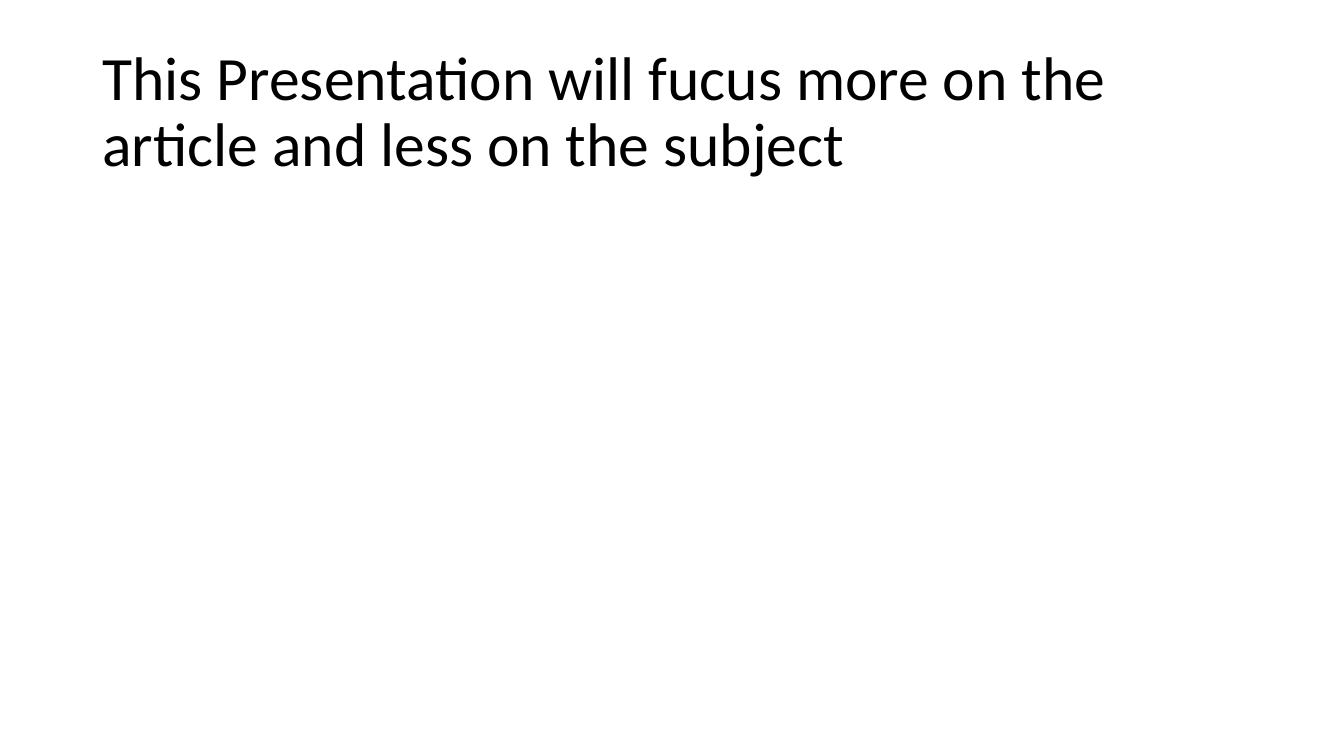
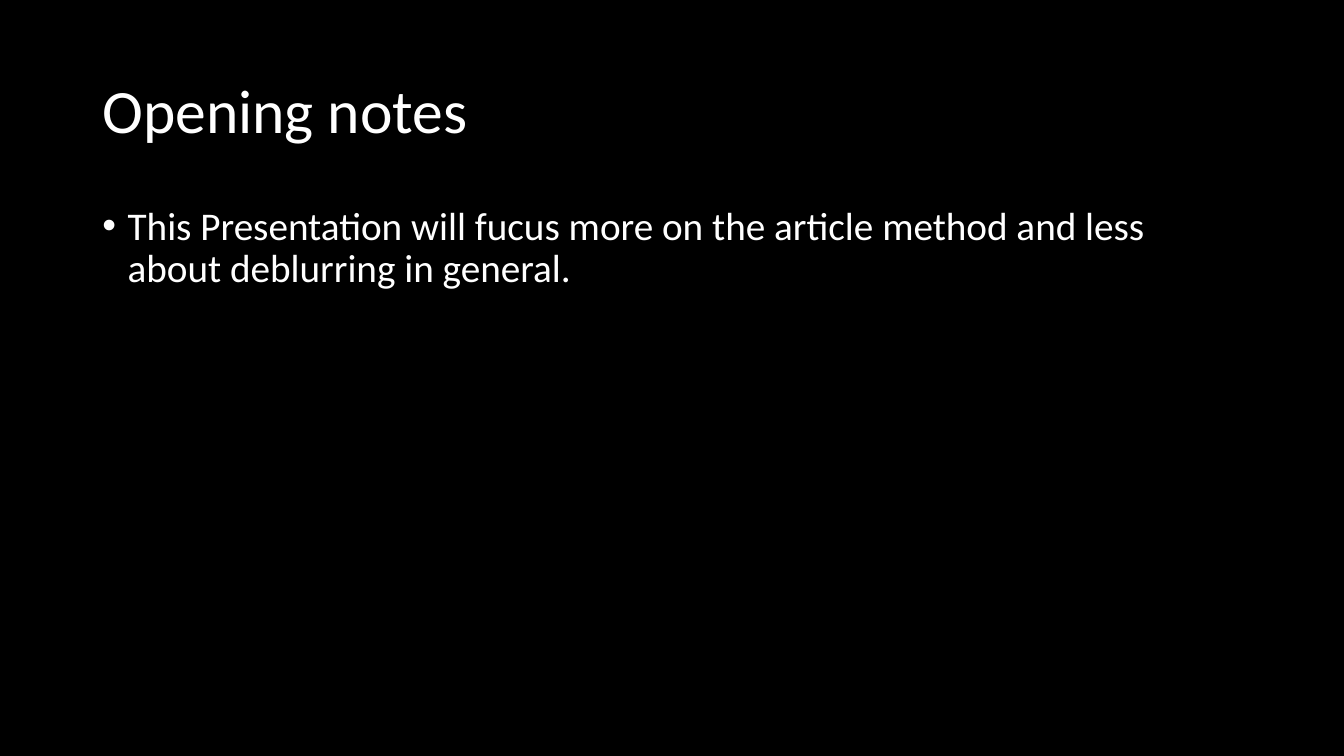
Before and after one commit to Tomlevron/Digital-image-processing, a slide deck: slide 2 of Slideshow/Scale-recurrent network for deblurring.pptx. Drawn at 1344x756 pixels with LibreOffice and Linux fonts; fonts in the diff are those of the drawing; background and template pictures are left out. Boxes give left, top, right and bottom in pixels: in the first picture for what was removed or moved away, otherwise in the second. Text is boxed around its words. In the diff, an @@ line names an element or a change of style, - is before the commit and + after.

```diff
--- a/Slideshow/Scale-recurrent network for deblurring.pptx
+++ b/Slideshow/Scale-recurrent network for deblurring.pptx
@@ background #FFFFFF to picture (left out) @@
@@ title at box(102, 90, 467, 144): text changed; text colour #000000 to #FFFFFF @@
-This Presentation will fucus more on the article and less on the subject
+Opening notes
@@ text added at box(128, 212, 1144, 289), 28 pt, text #FFFFFF @@
+• This Presentation will fucus more on the article method and less about deblurring in general.
```
Also in this commit, not shown: 3 other slides changed, 1 slide added, 20 other files.
